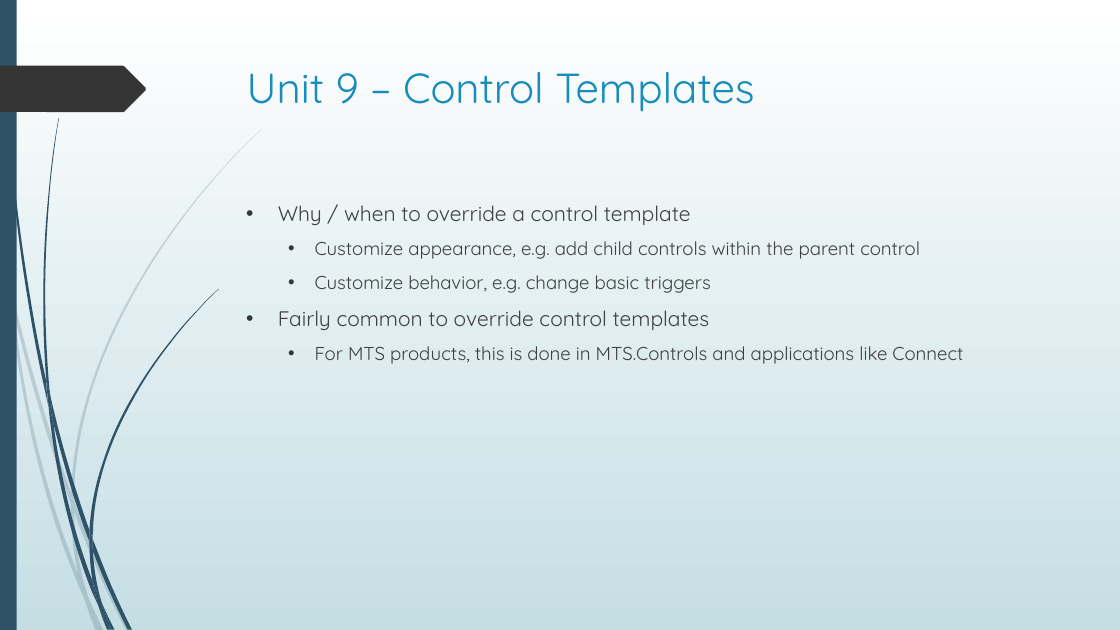
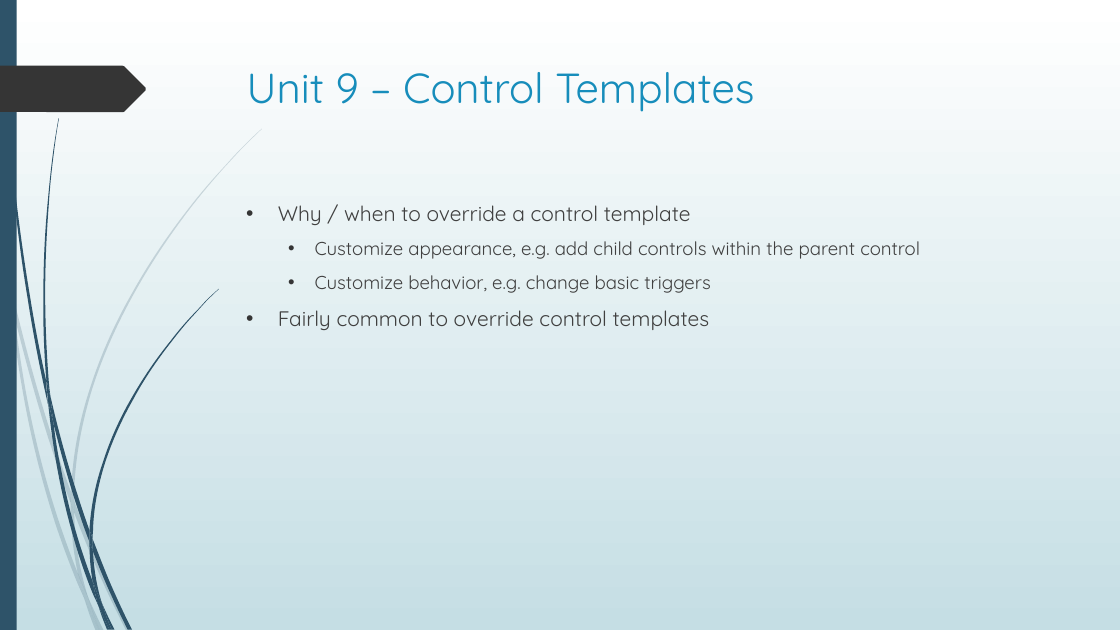
Before and after one commit to seanpsexton/wpf-workshop-solutions, a slide deck: slide 51 of WPF-Workshop-Sexton.pptx. Drawn at 1120x630 pixels with LibreOffice and Linux fonts; fonts in the diff are those of the drawing. Boxes give left, top, right and bottom in pixels: in the first picture for what was removed or moved away, otherwise in the second. Text is boxed around its words. In the diff, an @@ line names an element or a change of style, - is before the commit and + after.

```diff
--- a/WPF-Workshop-Sexton.pptx
+++ b/WPF-Workshop-Sexton.pptx
@@ text at (x1=315, y1=346, x2=963, y2=364): paragraph removed @@
-  • For MTS products, this is done in MTS.Controls and applications like Connect
```
Also in this commit, not shown: 1 other slide changed, 3 other files.
